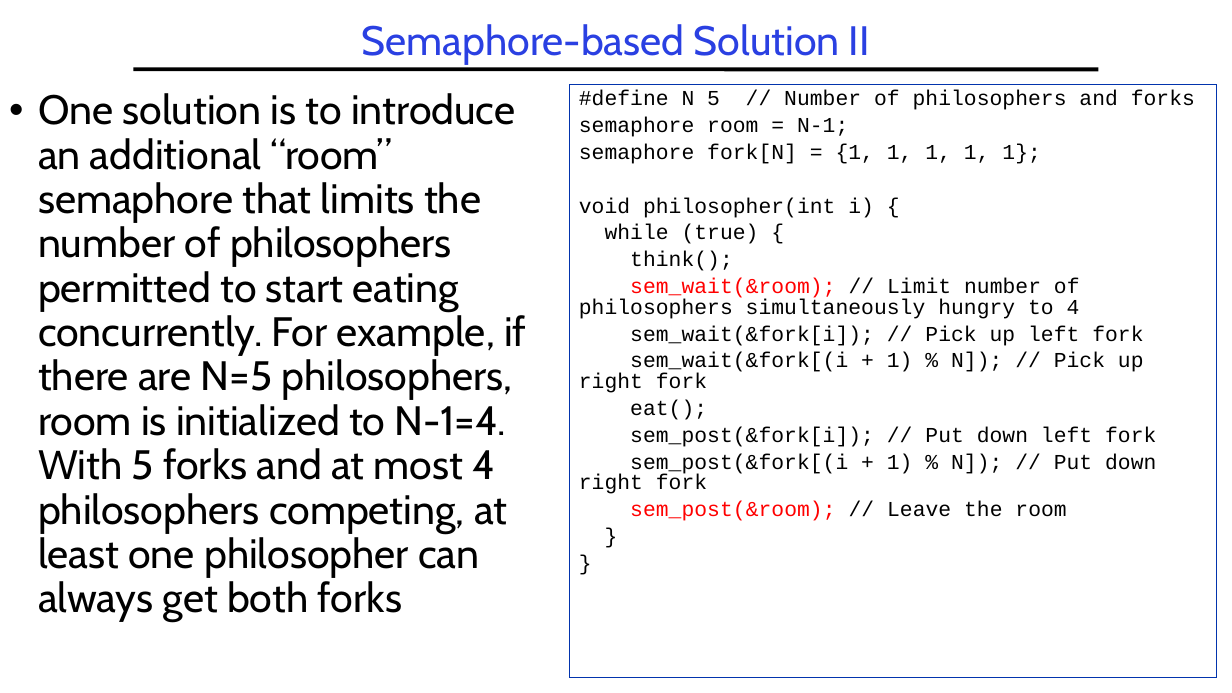
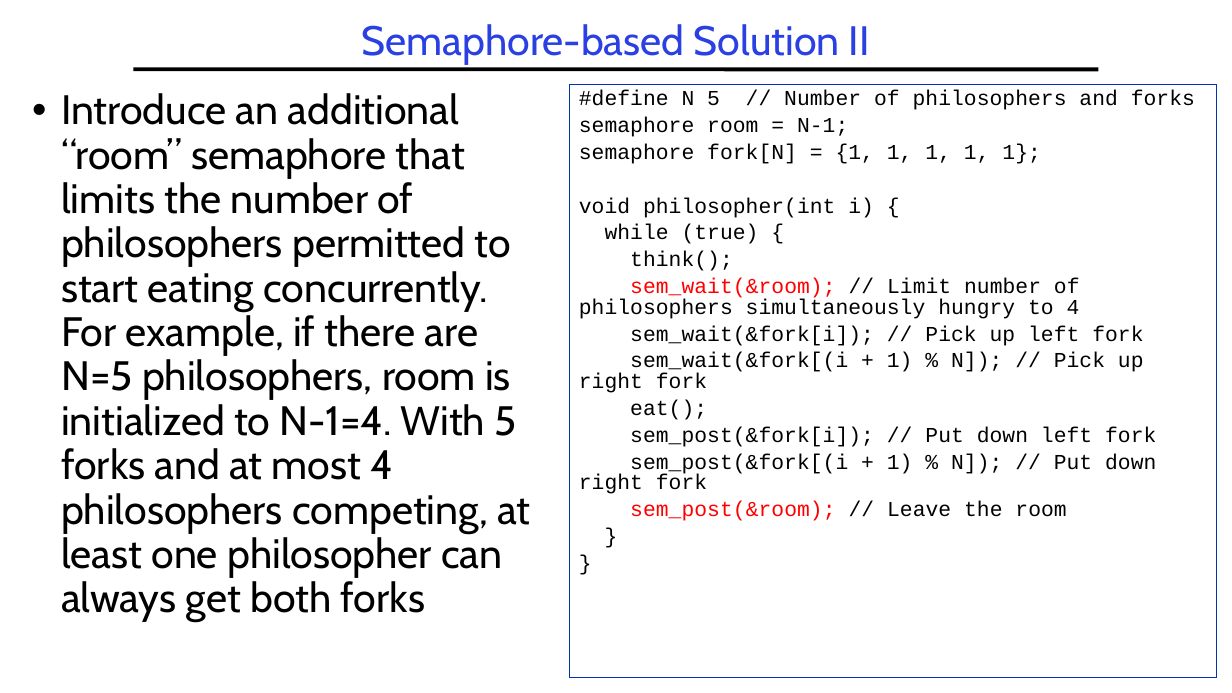
Before and after one commit to guhofstra/CSC256Fa25, a slide deck: slide 50 of PPTs/L3-Synchronization.pptx. Drawn at 1232x693 pixels with LibreOffice and Linux fonts; fonts in the diff are those of the drawing. Boxes give left, top, right and bottom in pixels: in the first picture for what was removed or moved away, otherwise in the second. Text is boxed around its words. In the diff, an @@ line names an element or a change of style, - is before the commit and + after.

```diff
--- a/PPTs/L3-Synchronization.pptx
+++ b/PPTs/L3-Synchronization.pptx
@@ text at (61,93,530,622): text changed @@
-• One solution is to introduce an additional “room” semaphore that limits the number of philosophers permitted to start eating concurrently. For example, if there are N=5 philosophers, room is initialized to N-1=4. With 5 forks and at most 4 philosophers competing, at least one philosopher can always get both forks
+• Introduce an additional “room” semaphore that limits the number of philosophers permitted to start eating concurrently. For example, if there are N=5 philosophers, room is initialized to N-1=4. With 5 forks and at most 4 philosophers competing, at least one philosopher can always get both forks
```
Also in this commit, not shown: 7 other slides changed, 18 other files.
